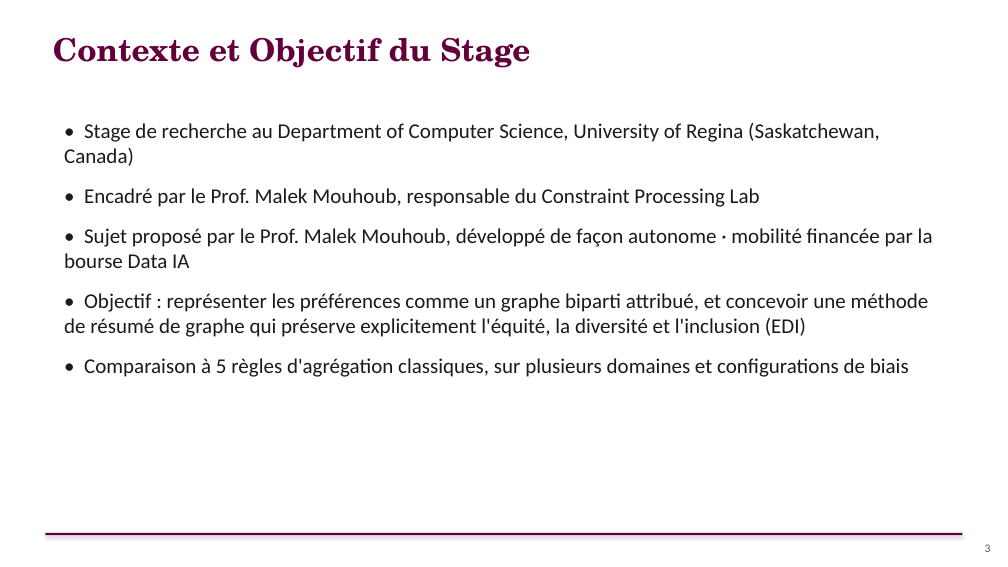
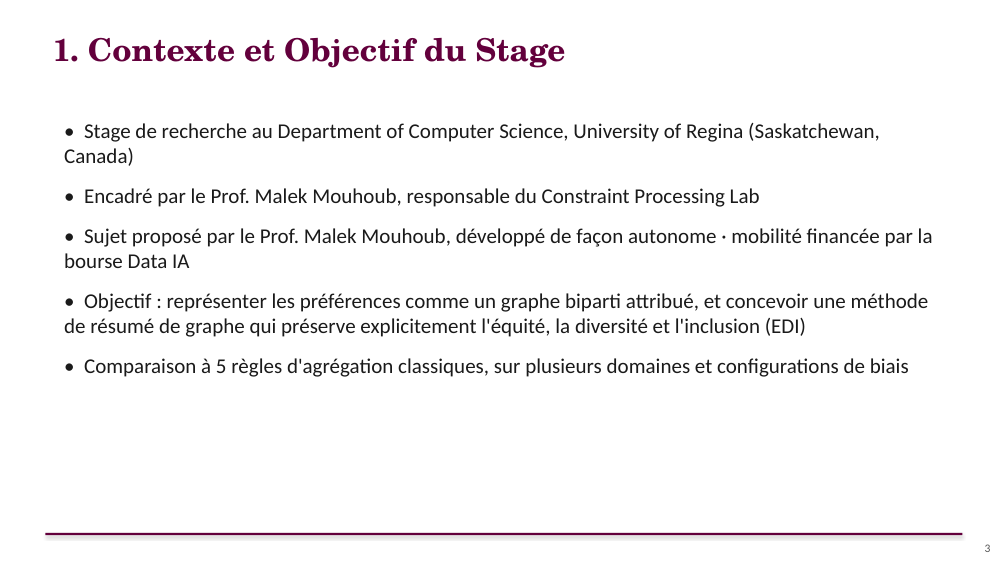
Before and after one commit to sitaacisse-boop/EDI, a slide deck: slide 3 of presentation/AURORA_Soutenance_FR.pptx. Drawn at 1008x567 pixels with LibreOffice and Linux fonts; fonts in the diff are those of the drawing. Boxes give left, top, right and bottom in pixels: in the first picture for what was removed or moved away, otherwise in the second. Text is boxed around its words. In the diff, an @@ line names an element or a change of style, - is before the commit and + after.

Commit message:
Numérote les titres de slides pour qu'ils correspondent au Plan
Chaque titre de section porte maintenant le numéro du point du Plan
correspondant (1. Contexte..., 2. Problématique, 3. Approche (x2),
4. Jeux de données / Graphe / Validation (x3), 5. Conclusion (x2)) —
répond aussi à l'annotation de Malek sur la slide 3 suggérant cet écho.

```diff
--- a/presentation/AURORA_Soutenance_FR.pptx
+++ b/presentation/AURORA_Soutenance_FR.pptx
@@ text at [53, 37, 565, 68]: text changed @@
-Contexte et Objectif du Stage
+1. Contexte et Objectif du Stage
```
Also in this commit, not shown: 8 other slides changed.
